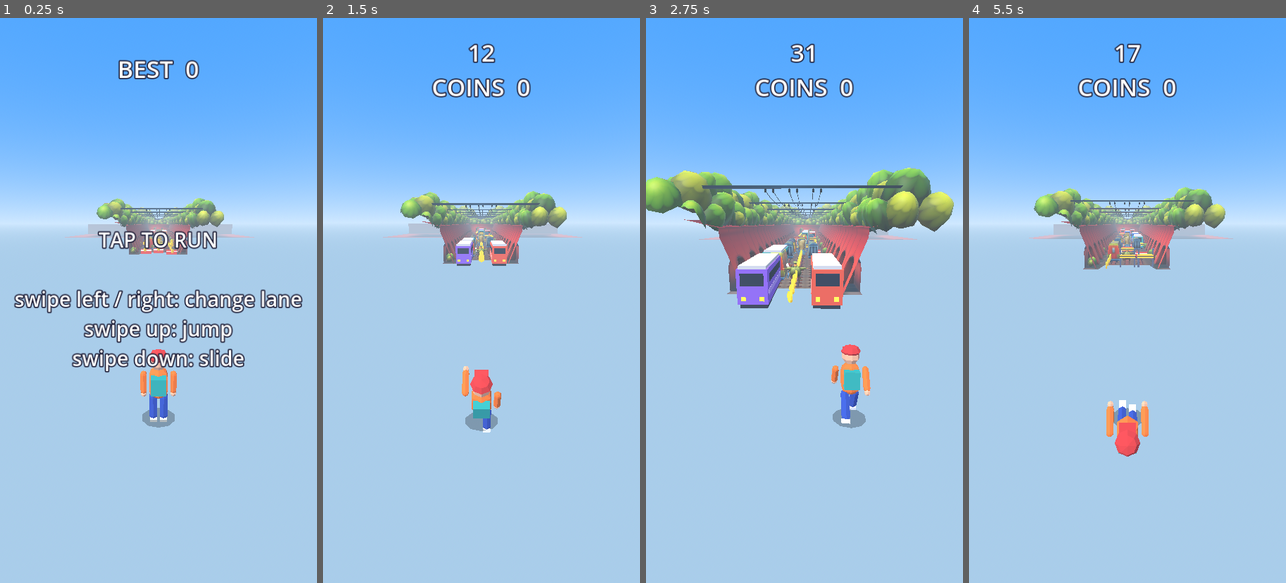
Above: before the commit, frames 1-4 (left to right).
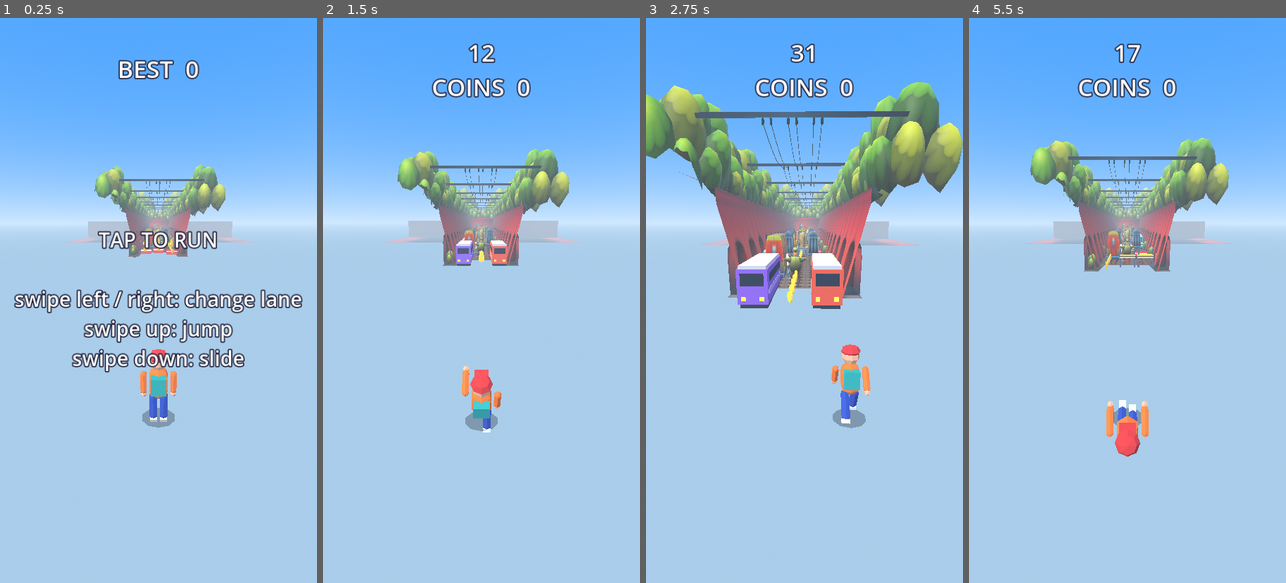
Above: after the commit, the same moments.

Repository: akshathgaming198028-cell/EndlessGame
Game: Godot game, scene res://main.tscn
The game is run twice, just before and just after one commit, with the same random seed, the same clock (stepped at 60 frames per second) and the same inputs.
Inputs (mouse positions are in pixels of both pictures, inside the frame that each line leads up to):
- Up to frame 1 (0.25 s): no input
- Up to frame 2 (1.5 s): tap Enter at 0.5 s; move the mouse to (551, 272) at 0.52 s; hold Right 0.53-1.25 s; click (551, 272) at 0.67 s; tap Space at 0.77 s; drag from (418, 328) to (465, 413) at 1.27 s
- Up to frame 3 (2.75 s): move the mouse to (836, 176) at 2.02 s; hold Right from 2.03 s (still down)
- Up to frame 4 (5.5 s): release Right at 2.75 s; drag from (1111, 413) to (1032, 215) at 2.77 s; tap Enter at 3.5, 4.25 s; move the mouse to (1222, 385) at 3.52 s; hold Left 3.53-4.25 s; tap Space at 3.77 s; drag from (1032, 215) to (1079, 159) at 4.27 s; move the mouse to (1143, 300) at 5.02 s; hold Down from 5.03 s (still down); click (1143, 300) at 5.17 s

The runs differ from the first frame. In frame 1, 3.4% of the frame differs, in the area x 20-81%, y 25-43%; in frame 2, 5.7%; in frame 3, 18%, in the area x 0-100%, y 11-50%; in frame 4, 7.6%.

Commit message:
Map: disable culling and back-face hiding; taller map scale
Co-Authored-By: Claude Haiku 5.5 <noreply@anthropic.com>
Claude-Session: https://claude.ai/code/session_01DDNfUcEeZJQNoZPcRL3Cag

Diff:
--- a/main.gd
+++ b/main.gd
@@ -19,6 +19,7 @@
 const MAP_STREET_CX := 53.0    # centre of the open track (between the bush walls) across its width
 const MAP_STREET_Z0 := -895.6  # start of street along its length
 const MAP_STREET_Z1 := 0.4     # end of street along its length
+const MAP_HEIGHT_SCALE := 1.6  # makes bushes, trains and buildings taller so they read at game size
 const MAP_TILES := 3           # copies laid end to end (each is ~358 units long)
 const CHUNK_LEN := 30.0
 const NUM_CHUNKS := 6
@@ -611,10 +612,11 @@
 		add_child(tile)
 		var inst: Node3D = map_scene.instantiate()
 		inst.rotation_degrees.y = -90.0
-		inst.scale = Vector3.ONE * MAP_SCALE
+		inst.scale = Vector3(MAP_SCALE, MAP_SCALE * MAP_HEIGHT_SCALE, MAP_SCALE)
 		# street centre goes to x=0 (lanes), street end goes to z=0, street surface stays at y=0
 		inst.position = Vector3(-MAP_STREET_CX * MAP_SCALE, 0.0, -MAP_STREET_Z1 * MAP_SCALE)
 		tile.add_child(inst)
+		_prepare_map_meshes(inst)
 		tile.position.z = -i * map_period
 		map_tiles.append(tile)
 
@@ -629,6 +631,23 @@
 		box = b if first else box.merge(b)
 		first = false
 	return box
+
+
+func _prepare_map_meshes(root: Node) -> void:
+	var meshes: Array = []
+	_collect_meshes(root, meshes)
+	for mi in meshes:
+		# never let the engine cull a map piece by its bounding box
+		mi.extra_cull_margin = 100000.0
+		if mi.mesh == null:
+			continue
+		for si in mi.mesh.get_surface_count():
+			var m = mi.get_active_material(si)
+			if m is BaseMaterial3D:
+				var d: BaseMaterial3D = m.duplicate()
+				# draw both sides of every face so nothing vanishes at close range
+				d.cull_mode = BaseMaterial3D.CULL_DISABLED
+				mi.set_surface_override_material(si, d)
 
 
 func _collect_meshes(n: Node, out: Array) -> void:
